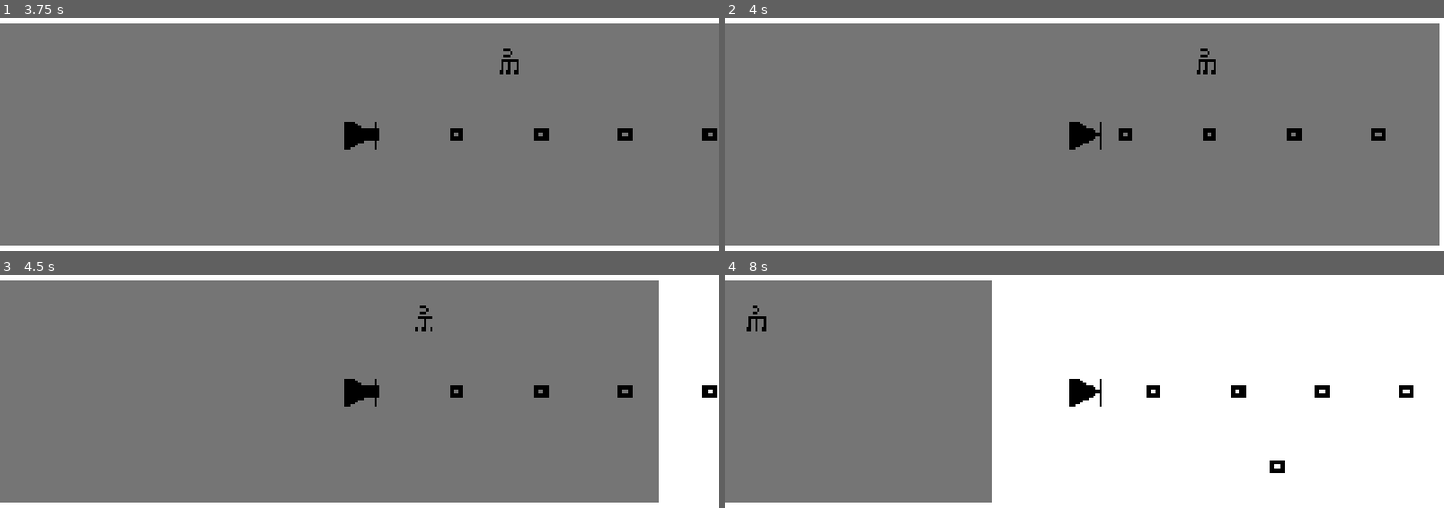
Above: before the commit, frames 1-4 (two rows, left to right).
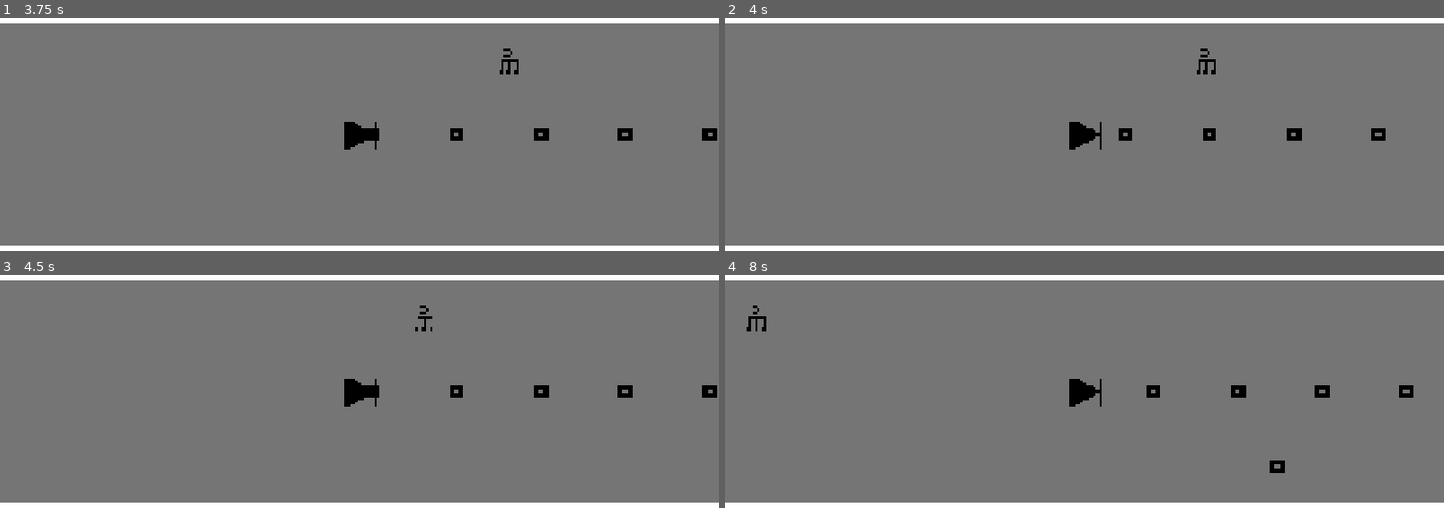
Above: after the commit, the same moments.

Repository: chorwat2137/haven-2026
Game: Godot game, scene res://scenes/main.tscn
Same seed, same stepped clock (60 frames per second), same inputs: the game is played once before the commit and once after it. This scene is started directly instead of the project's main scene.
Inputs:
- Up to frame 1 (3.75 s): tap Enter (ui_accept) at 0.5, 0.77, 1.52, 3.02 s; hold Right (ui_right) 0.53-2.03 s; tap Space (shoot) every 0.75 s from 0.6 to 3.6 s; hold Left (ui_left) 2.03-2.78 s; hold Right (ui_right) from 2.78 s (still down)
- Up to frame 2 (4 s): keep holding Right (ui_right); tap Enter (ui_accept) at 3.77 s
- Up to frame 3 (4.5 s): release Right (ui_right) at 4.28 s; hold Left (ui_left) from 4.28 s (still down); tap Space (shoot) at 4.35 s
- Up to frame 4 (8 s): tap Enter (ui_accept) at 4.52, 6.02, 6.77, 7.52 s; release Left (ui_left) at 5.03 s; hold Right (ui_right) 5.03-5.78 s; tap Space (shoot) every 0.75 s from 5.1 to 7.35 s; hold Left (ui_left) 5.78-7.28 s; hold Right (ui_right) from 7.28 s (still down)

Frame 1 is identical in both runs. In frame 2, 0.6% of the frame differs, in the area x 99-100%, y 2-98%; in frame 3, 7.9%; in frame 4, 59%, in the area x 37-100%, y 2-98%.

Commit message:
Automatic sync

Diff:
--- a/scenes/main.tscn
+++ b/scenes/main.tscn
@@ -9,7 +9,7 @@
 
 [node name="Spectrum" parent="." unique_id=137574055 instance=ExtResource("3_sugp2")]
 
-[node name="ColorRect2" type="ColorRect" parent="." unique_id=1398734596]
+[node name="Linia" type="ColorRect" parent="." unique_id=1398734596]
 offset_left = -780.0
 offset_top = 240.0
 offset_right = 2650.0
--- a/scripts/main.gd
+++ b/scripts/main.gd
@@ -34,6 +34,7 @@
 	score += speed
 	$Player.position.x += speed * delta * 60
 	$Spectrum.position.x = $Player.position.x - screen_size.x /2
+	$Linia.position.x = $Player.position.x - screen_size.x /2
 	$Spectrum.position.y = $Player.position.y - screen_size.y /2
 	generate_obs()
 
